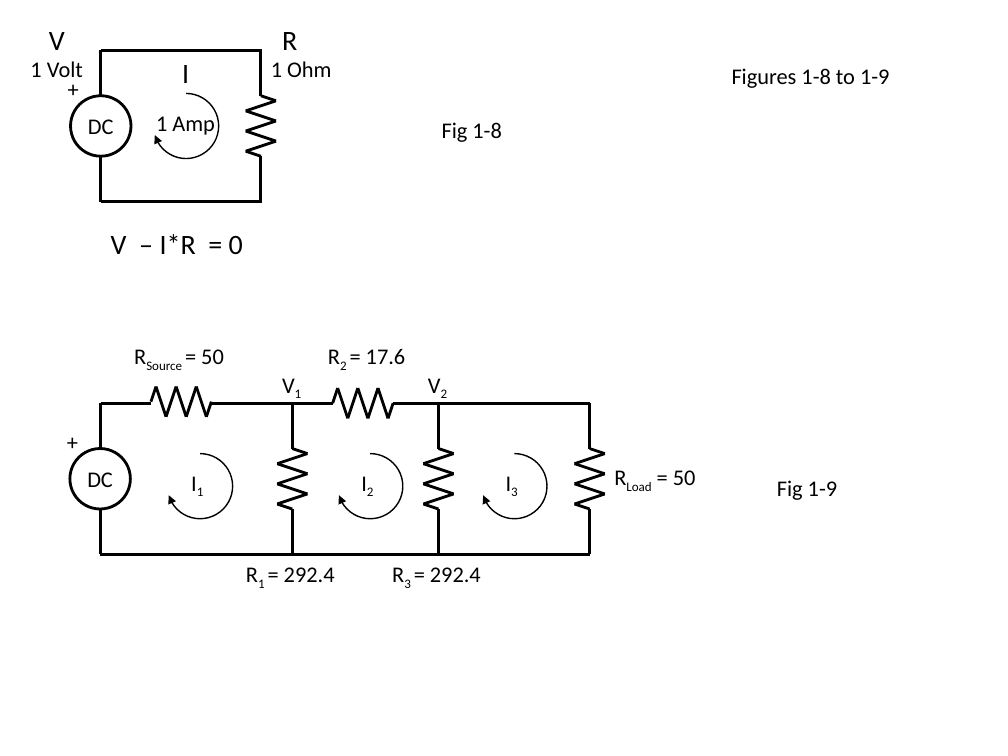
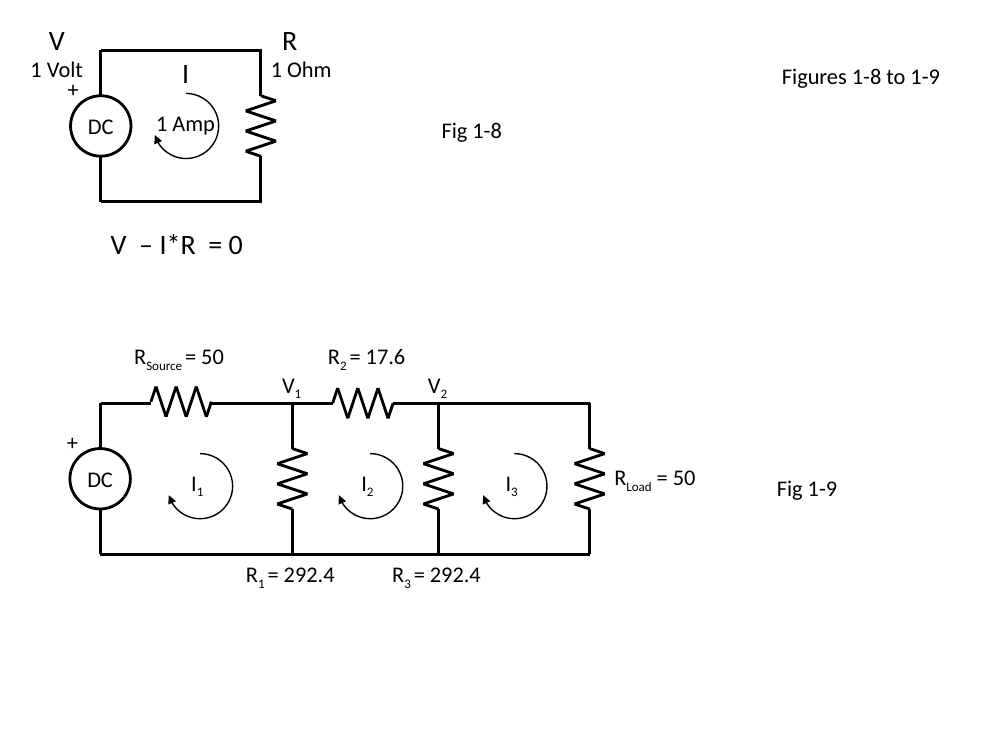
Before and after one commit to JerryWiltz/nP, a slide deck: slide 16 of RFBook/RFbookFigures/RFbookFigures.pptm (slide 15 before the commit). Drawn at 1008x756 pixels with LibreOffice and Linux fonts; fonts in the diff are those of the drawing. Boxes give left, top, right and bottom in pixels: in the first picture for what was removed or moved away, otherwise in the second. Text is boxed around its words. In the diff, an @@ line names an element or a change of style, - is before the commit and + after.

```diff
--- a/RFBook/RFbookFigures/RFbookFigures.pptm
+++ b/RFBook/RFbookFigures/RFbookFigures.pptm
@@ title "Figures 1-8 to 1-9": place and size @@
-title "Figures 1-8 to 1-9" at [732,68,889,88]
+title "Figures 1-8 to 1-9" at [782,68,939,88]
```
Also in this commit, not shown: 11 other slides changed, 11 slides added, 11 slides removed, 51 other files.
